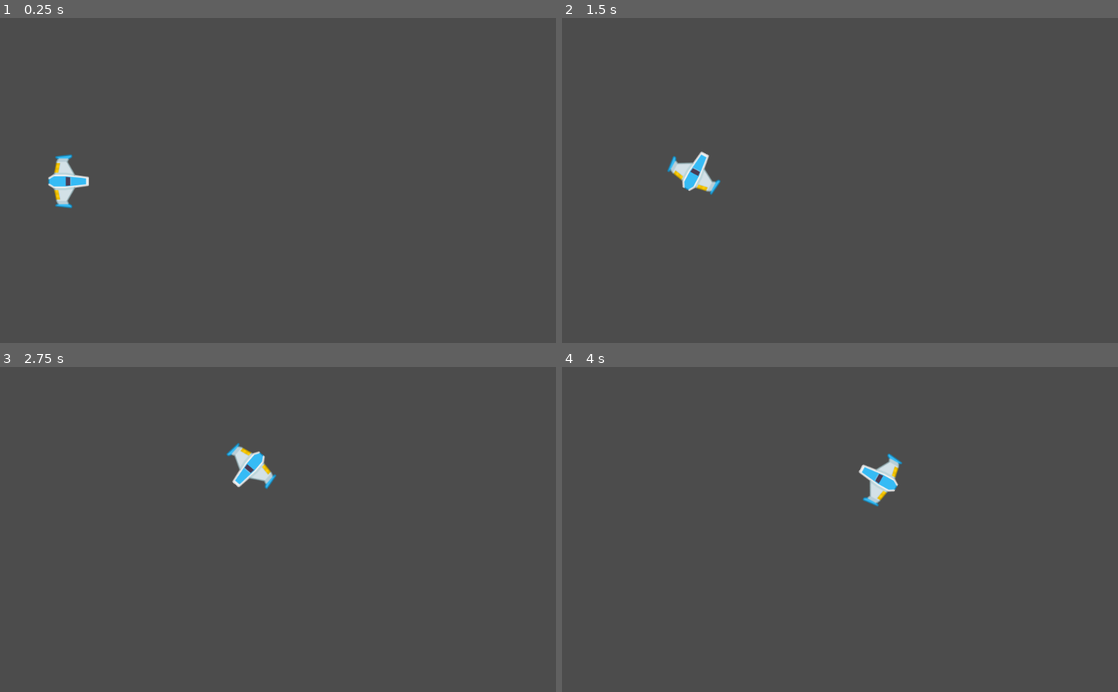
Above: before the commit, frames 1-4 (two rows, left to right).
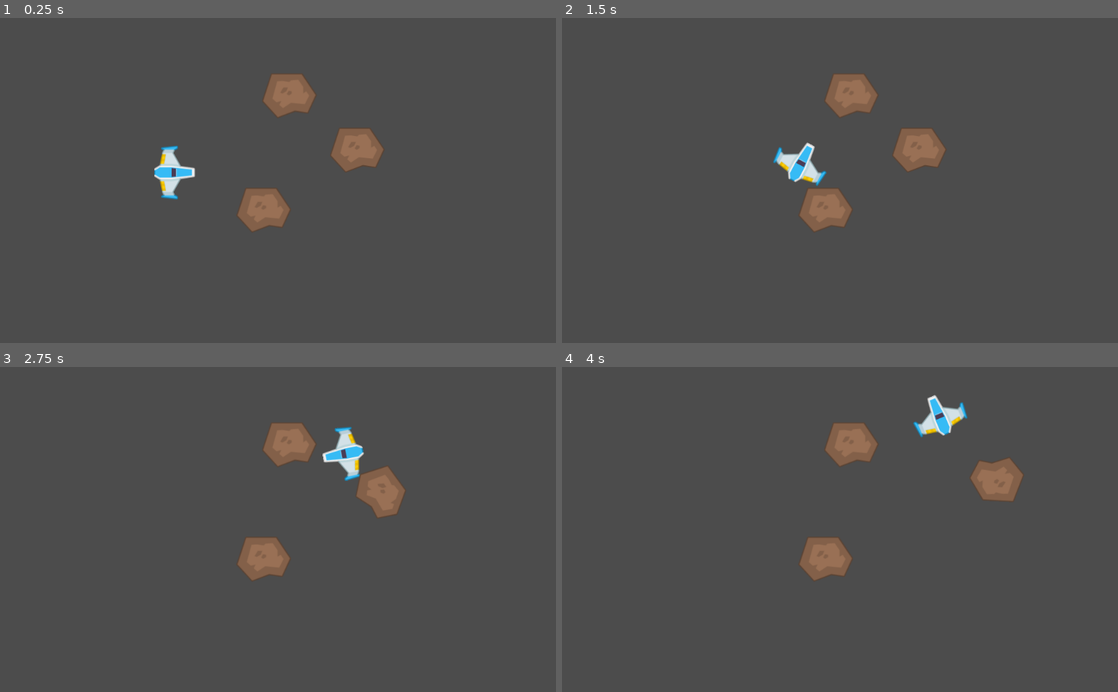
Above: after the commit, the same moments.

Repository: cgrooves/azteroids
Game: Godot game, scene res://src/MainGame.tscn
The game is run twice, just before and just after one commit, with the same random seed, the same clock (stepped at 60 frames per second) and the same inputs.
Inputs:
- Up to frame 1 (0.25 s): no input
- Up to frame 2 (1.5 s): tap Enter at 0.5 s; hold Up (booster_forward) 0.53-1.28 s; hold Left (booster_port) 0.53-1.28 s; tap Right (booster_stbd) at 1.35 s
- Up to frame 3 (2.75 s): hold Up (booster_forward) from 2.03 s (still down); hold Left (booster_port) from 2.03 s (still down)
- Up to frame 4 (4 s): release Left (booster_port) at 2.78 s; tap Right (booster_stbd) at 2.85 s; release Up (booster_forward) at 3.53 s; hold Left (booster_port) from 3.53 s (still down)

The runs differ from the first frame. In frame 1, 4.0% of the frame differs, in the area x 8-69%, y 17-66%; in frame 2, 4.0%, in the area x 18-69%, y 17-66%; in frame 3, 4.0%; in frame 4, 4.0%.

Commit message:
Create a basic asteroid

Diff:
--- /dev/null
+++ b/src/Asteroid.tscn
@@ -0,0 +1,17 @@
+[gd_scene load_steps=4 format=2]
+
+[ext_resource path="res://assets/meteorBrown_big1.png" type="Texture" id=1]
+[ext_resource path="res://src/ScreenActor.gd" type="Script" id=2]
+
+[sub_resource type="CircleShape2D" id=1]
+radius = 44.1678
+
+[node name="Asteroid" type="RigidBody2D"]
+mass = 20.0
+script = ExtResource( 2 )
+
+[node name="Sprite" type="Sprite" parent="."]
+texture = ExtResource( 1 )
+
+[node name="CollisionShape2D" type="CollisionShape2D" parent="."]
+shape = SubResource( 1 )
--- a/src/World.tscn
+++ b/src/World.tscn
@@ -1,9 +1,18 @@
-[gd_scene load_steps=2 format=2]
+[gd_scene load_steps=3 format=2]
 
 [ext_resource path="res://src/Character.tscn" type="PackedScene" id=1]
-
+[ext_resource path="res://src/Asteroid.tscn" type="PackedScene" id=2]
 
 [node name="World" type="Node"]
 
 [node name="Character" parent="." instance=ExtResource( 1 )]
-position = Vector2( 126.665, 301.602 )
+position = Vector2( 321.467, 285.198 )
+
+[node name="Asteroid" parent="." instance=ExtResource( 2 )]
+position = Vector2( 533.142, 143.538 )
+
+[node name="Asteroid2" parent="." instance=ExtResource( 2 )]
+position = Vector2( 485.979, 354.744 )
+
+[node name="Asteroid3" parent="." instance=ExtResource( 2 )]
+position = Vector2( 658.225, 244.015 )
Binary file added: assets/meteorBrown_big1.png
Not shown, added: assets/meteorBrown_big1.png.import
